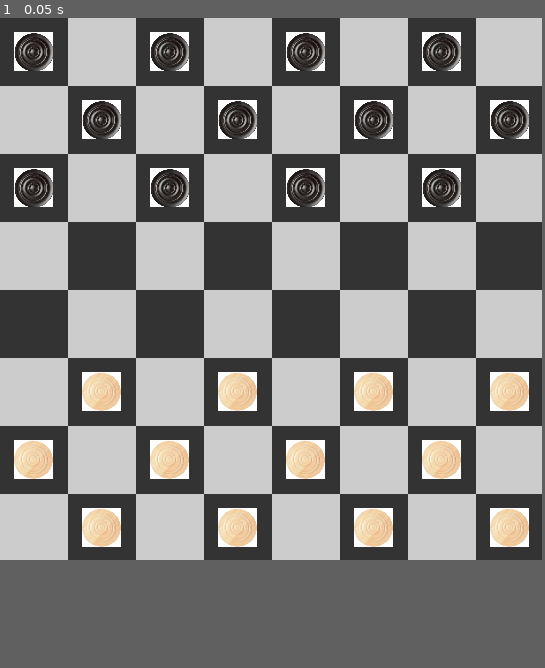
Above: before the commit, frame 1.
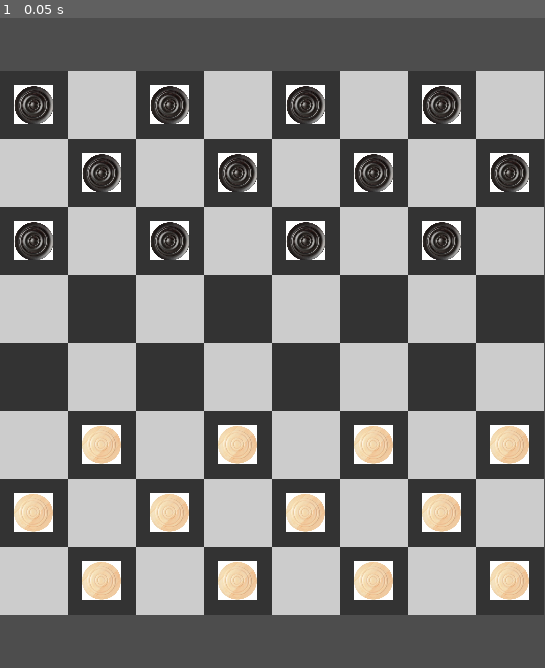
Above: after the commit, the same moment.

Repository: Luca-Milioli/Checkers
Game: Godot game, scene res://scenes/main.tscn
The game is run twice, just before and just after one commit, with the same random seed, the same clock (stepped at 60 frames per second) and the same inputs.
Inputs:
- Up to frame 1 (0.05 s): no input
In our replay, the window is 542x542 before the commit and 545x650 after it. These sizes can differ from the game's own. Grey fills any space a smaller window leaves; there, only what the larger window draws over its background counts as a difference.

The runs differ from the first frame. In frame 1, 73% of the frame differs, in the area x 0-100%, y 0-92%.

Commit message:
screen fix

Diff:
--- a/checkers/project.godot
+++ b/checkers/project.godot
@@ -18,8 +18,8 @@
 
 [display]
 
-window/size/viewport_width=542
-window/size/viewport_height=542
+window/size/viewport_width=545
+window/size/viewport_height=650
 window/stretch/mode="viewport"
 
 [rendering]
--- a/checkers/scenes/board.tscn
+++ b/checkers/scenes/board.tscn
@@ -2,18 +2,17 @@
 
 [ext_resource type="Script" path="res://scripts/grid.gd" id="1_74804"]
 
-[node name="Board" type="Control"]
-layout_mode = 3
-anchors_preset = 0
-offset_right = 40.0
-offset_bottom = 40.0
-mouse_filter = 1
+[node name="MarginContainer" type="MarginContainer"]
+offset_right = 50.0
+offset_bottom = 50.0
+size_flags_horizontal = 3
+size_flags_vertical = 3
 
 [node name="Grid" type="GridContainer" parent="."]
 clip_contents = true
-layout_mode = 0
-offset_right = 40.0
-offset_bottom = 40.0
+custom_minimum_size = Vector2(50, 50)
+layout_mode = 2
+size_flags_vertical = 3
 theme_override_constants/h_separation = 0
 theme_override_constants/v_separation = 0
 columns = 8
--- a/checkers/scenes/main.tscn
+++ b/checkers/scenes/main.tscn
@@ -3,7 +3,55 @@
 [ext_resource type="Script" path="res://scripts/main.gd" id="1_pptng"]
 [ext_resource type="PackedScene" uid="uid://bmwwouhjteyui" path="res://scenes/board.tscn" id="1_qq4w8"]
 
-[node name="Main" type="Node"]
+[node name="Main" type="Control"]
+layout_mode = 3
+anchors_preset = 15
+anchor_right = 1.0
+anchor_bottom = 1.0
+grow_horizontal = 2
+grow_vertical = 2
 script = ExtResource("1_pptng")
 
-[node name="Board" parent="." instance=ExtResource("1_qq4w8")]
+[node name="VBoxContainer" type="VBoxContainer" parent="."]
+layout_mode = 1
+anchors_preset = 15
+anchor_right = 1.0
+anchor_bottom = 1.0
+grow_horizontal = 2
+grow_vertical = 2
+
+[node name="TopHUD" type="Control" parent="VBoxContainer"]
+custom_minimum_size = Vector2(0, 400)
+layout_mode = 2
+
+[node name="Player1" type="Label" parent="VBoxContainer/TopHUD"]
+layout_mode = 2
+offset_right = 1.0
+offset_bottom = 23.0
+
+[node name="TImer1" type="Label" parent="VBoxContainer/TopHUD"]
+layout_mode = 2
+offset_left = 5.0
+offset_right = 6.0
+offset_bottom = 23.0
+
+[node name="Board" parent="VBoxContainer" instance=ExtResource("1_qq4w8")]
+custom_minimum_size = Vector2(0, 30)
+layout_mode = 2
+
+[node name="BotHUD" type="Control" parent="VBoxContainer"]
+custom_minimum_size = Vector2(0, 400)
+layout_mode = 2
+
+[node name="Player2" type="Label" parent="VBoxContainer/BotHUD"]
+layout_mode = 2
+offset_top = 8.0
+offset_right = 1.0
+offset_bottom = 31.0
+
+[node name="TImer2" type="Label" parent="VBoxContainer/BotHUD"]
+layout_mode = 2
+offset_left = 5.0
+offset_top = 8.0
+offset_right = 6.0
+offset_bottom = 31.0
--- a/checkers/scenes/tile.tscn
+++ b/checkers/scenes/tile.tscn
@@ -7,10 +7,9 @@
 anchors_preset = 15
 anchor_right = 1.0
 anchor_bottom = 1.0
+offset_right = 1.0
 grow_horizontal = 2
 grow_vertical = 2
-size_flags_horizontal = 3
-size_flags_vertical = 3
 script = ExtResource("1_a0q3e")
 
 [connection signal="gui_input" from="." to="." method="_on_gui_input"]
--- a/checkers/scripts/game_logic.gd
+++ b/checkers/scripts/game_logic.gd
@@ -4,12 +4,11 @@
 signal move_ready
 signal player_changed(player)
 
-const COLUMNS = 8
-const ROWS = 8
+const SIZE = 8
 enum {PLAYER_MAN, IA_MAN, NO_MAN}
 
 var board = []
-var player_turn : bool
+var white_turn : bool
 var winner : int
 var old_cell : Vector2i
 var new_cell : Vector2i
@@ -19,9 +18,9 @@
 	self.player_changed.connect(receiver._player_changed)
 
 func setup_matrix() -> void:
-	_create_matrix(ROWS, COLUMNS)
-	for x in range(ROWS):
-		for y in range(COLUMNS):
+	_create_matrix(SIZE, SIZE)
+	for x in range(SIZE):
+		for y in range(SIZE):
 			board[x][y] = NO_MAN
 			if (not bool((x + y)%2)):
 				if x < 3:
@@ -31,7 +30,7 @@
 
 func print_board():
 	print("PLAYER: 0\nIA: 1\nVOID: 2\n")
-	for i in range(ROWS):
+	for i in range(SIZE):
 		print("\nROWS "+str(i+1)+": ")
 		print(board[i])
 
@@ -43,15 +42,23 @@
 		self.board.append(row)
 
 func _check_move() -> bool:
+	if _get_new_cell() != NO_MAN:	# can't go in an occupied cell
+		return false
+	if bool((self.new_cell[0] + self.new_cell[1]) % 2):
+		return false	# can't go on white cell
+
 	return true
 
 func _set_move():
 	self.board[self.old_cell[0]][self.old_cell[1]] = NO_MAN
-	self.board[self.new_cell[0]][self.new_cell[1]] = int(self.player_turn)
+	self.board[self.new_cell[0]][self.new_cell[1]] = int(self.white_turn)
+	if abs(new_cell[1] - old_cell[1]) == 2:		# capture
+		self.board[max(self.old_cell[0], self.new_cell[0]) - 1] \
+			[max(self.old_cell[1], self.new_cell[1]) - 1] = NO_MAN
 
 func _change_turn():
-	self.player_turn = !player_turn
-	self.player_changed.emit(self.player_turn)
+	self.white_turn = !white_turn
+	self.player_changed.emit(self.white_turn)
 
 func _make_move():
 	var move_passed = false
@@ -60,12 +67,11 @@
 		move_passed = _check_move()
 	_set_move()
 
-
 func _check_winner() -> int:
 	return 0
 
 func game_start():
-	self.player_turn = true
+	self.white_turn = true
 	update_gui.emit()
 	while not self.winner:
 		_change_turn()
@@ -77,3 +83,9 @@
 	self.old_cell = old
 	self.new_cell = new
 	self.move_ready.emit()
+
+func _get_old_cell():
+	return self.board[self.old_cell[0]][self.old_cell[1]]
+
+func _get_new_cell():
+	return self.board[self.new_cell[0]][self.new_cell[1]]
--- a/checkers/scripts/grid.gd
+++ b/checkers/scripts/grid.gd
@@ -3,8 +3,7 @@
 const TILE_SCENE = preload("res://scenes/tile.tscn")
 const MAN_SCENE = preload("res://scenes/man.tscn")
 
-const COLUMNS = 8
-const ROWS = 8
+const SIZE = 8
 enum {PLAYER_MAN, IA_MAN, NO_MAN}
 var last_board = []
 var selected_piece = null
@@ -16,7 +15,7 @@
 
 func _ready():
 	# update()
-	_create_matrix(ROWS,COLUMNS)
+	_create_matrix(SIZE, SIZE)
 
 func connect_to_target(receiver):
 	self.move_selected.connect(receiver._on_move_selected)
@@ -35,11 +34,11 @@
 	return [man_container, man]
 
 func get_cell(row: int, col: int) -> ColorRect:
-	return self.get_child(row * 8 + col) as ColorRect
+	return self.get_child(row * SIZE + col) as ColorRect
 
 func print_board(board):
 	print("PLAYER: 0\nIA: 1\nVOID: 2\n")
-	for i in range(ROWS):
+	for i in range(SIZE):
 		print("\nROWS "+str(i+1)+": ")
 		print(board[i])
 
--- a/checkers/scripts/main.gd
+++ b/checkers/scripts/main.gd
@@ -1,8 +1,7 @@
-extends Node
+extends Control
 
 var logic : GameLogic
-@onready var gui = $Board/Grid
-
+@onready var gui = $VBoxContainer/Board/Grid
 func _ready():
 	self.logic = GameLogic.new()
 	self.logic.connect_to_target(self.gui)
--- a/checkers/scripts/man.gd
+++ b/checkers/scripts/man.gd
@@ -1,6 +1,8 @@
 extends TextureRect
 
 class_name Man
+
+enum {PLAYER_MAN, IA_MAN, NO_MAN}
 
 var white
 var x
@@ -42,3 +44,39 @@
 
 func is_white():
 	return self.white
+
+func _check_capture(move, board):
+	if not _check_move(move, board):
+		return false
+	var captured_x = self.x - 1 if self.x - 2 == move.x else self.x + 1
+	var captured_y = self.x - 1 if self.white else self.x + 1
+	var captured = board[captured_x][captured_y]
+	if captured == IA_MAN and self.white or captured == PLAYER_MAN and not self.white:
+		return true
+	return false
+
+func _check_move(move, board):
+	if move.x < 0 or move.x >= 8 or move.y < 0 or move.y >= 8:		#out of board
+		return false
+	var cell = board[move.x][move.y]
+	if cell != NO_MAN:		# can't go on an occupied cell
+		return false
+
+func available_moves(board):
+	var direction = -1 if self.white else 1
+	var avail_moves = []
+	var move = Vector2i(self.x + 2, self.y + direction * 2)
+	if _check_capture(move, board):
+		avail_moves.push_back(move)
+	move.x = self.x - 2
+	if _check_capture(move, board):
+		avail_moves.push_back(move)
+	if not avail_moves.is_empty():		#if there's a capture, it's mandatory capturing
+		return avail_moves
+	move = Vector2i(self.x + 1, self.y + direction)
+	if _check_move(move, board):
+		avail_moves.push_back(move)
+	move.x = self.x - 1
+	if _check_move(move, board):
+		avail_moves.push_back(move)
+	return avail_moves
